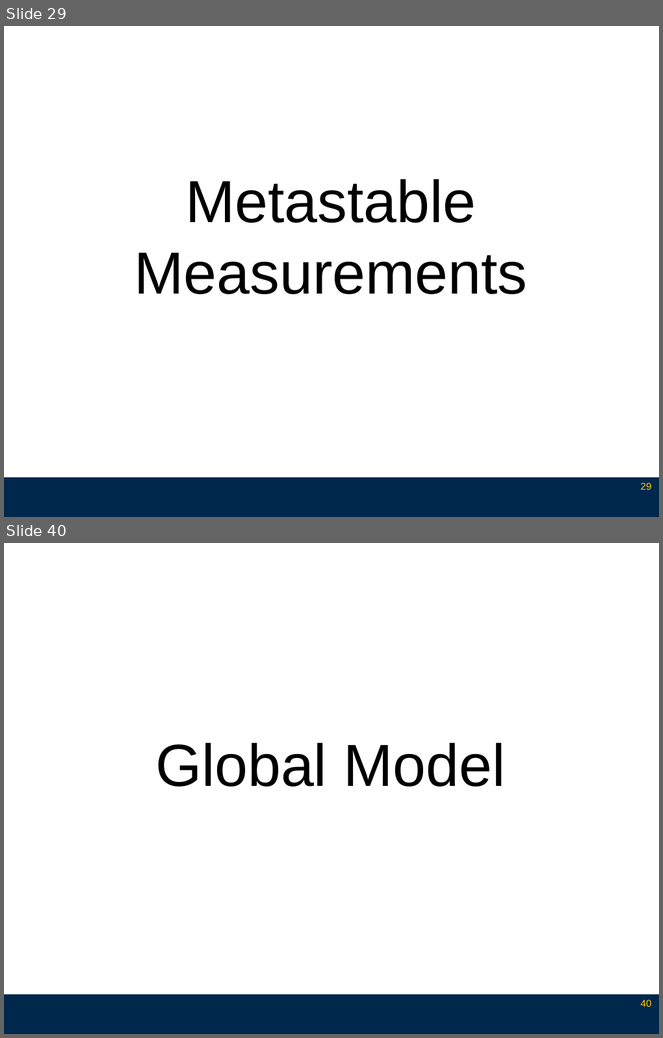
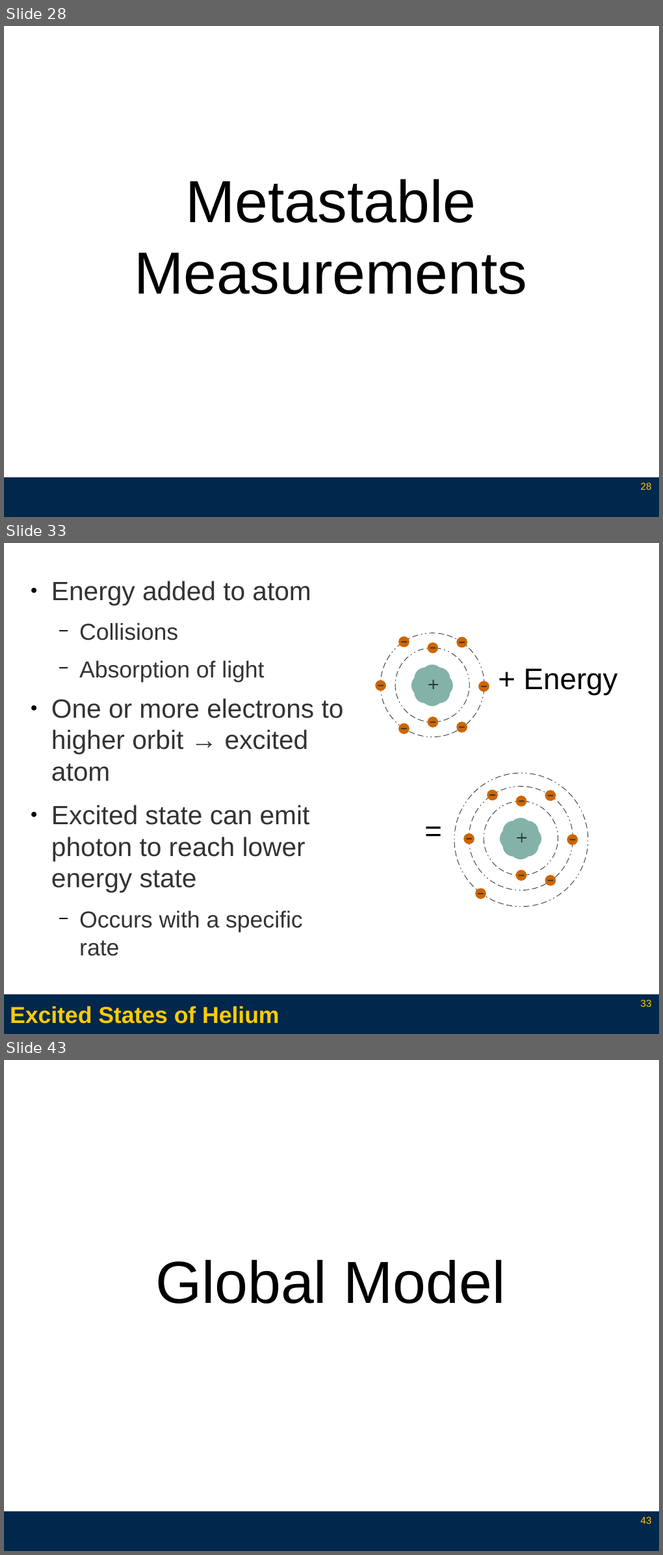
Before and after one commit to l3enny/dissertation, a slide deck: defense/presentation_annotated.odp. Shown one above the other, each under a label of ours: slides 29 and 40 before the commit, slides 28, 33 and 43 after it; the slides between them are not shown. The pictures are 663x1038 and 663x1555 pixels, drawn with LibreOffice and Linux fonts; fonts in the diff are those of the drawing. Boxes give left, top, right and bottom in pixels: in the first picture for what was removed or moved away, otherwise in the second. Text is boxed around its words. In the diff, an @@ line names an element or a change of style, - is before the commit and + after.

Commit message:
Finished with text additions for previous slides.

```diff
--- a/defense/presentation_annotated.odp
+++ b/defense/presentation_annotated.odp
@@ slide 33 added at [4,543,659,1034], background #FFFFFF; not listed: 1 template element that a slide beside it also shows @@
@@ text added at [51,581,344,956], 32 pt, text #333333 @@
+● Energy added to atom
+  − Collisions
+  − Absorption of light
+● One or more electrons to higher orbit → excited atom
+● Excited state can emit photon to reach lower energy state
+  − Occurs with a specific rate
@@ text added at [524,668,618,696], 36 pt, text #000000 @@
++ Energy
@@ group added at [376,633,489,737]: 18 ellipses, 10 lines @@
@@ text added at [419,809,460,858], 36 pt, text #000000 @@
+=
@@ group added at [454,773,588,907]: 19 ellipses, 10 lines @@
@@ title added at [10,1006,279,1024], 28 pt, text #FFCB05, bold @@
+Excited States of Helium
@@ page number added at [641,1000,652,1007], 12 pt, text #FFCB05 @@
+33
@@ what was slide 29 is now slide 28 @@
@@ page number at [641,483,652,490]: text changed @@
-29
+28
@@ what was slide 40 is now slide 43 @@
@@ page number at [641,1517,652,1524]: text changed @@
-40
+43
```
Also in this commit, not shown: 18 slides changed, 11 other slides added, 7 slides removed, 13 other files.
